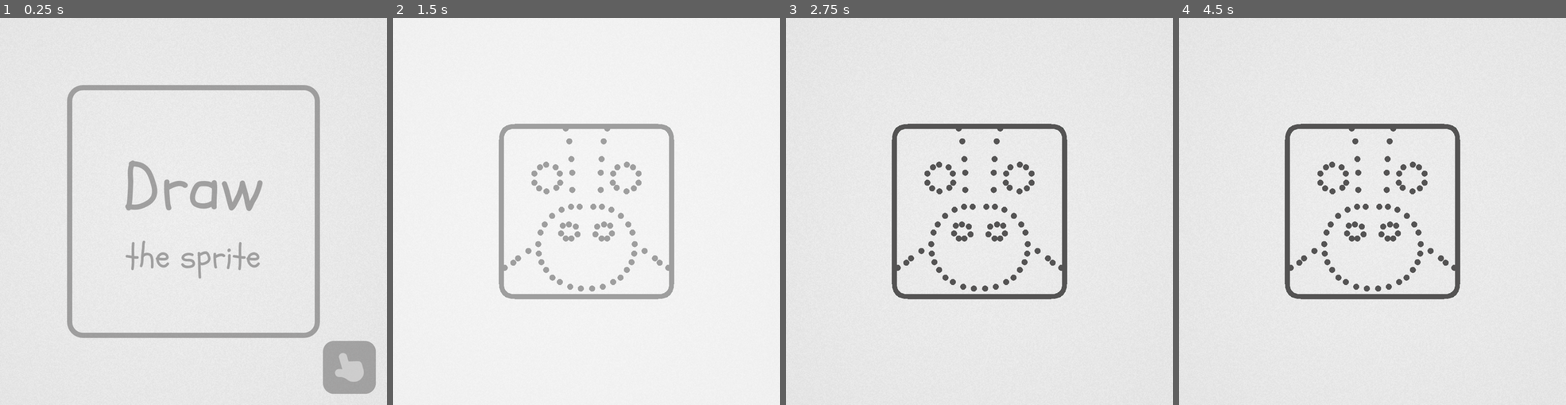
Above: before the commit, frames 1-4 (left to right).
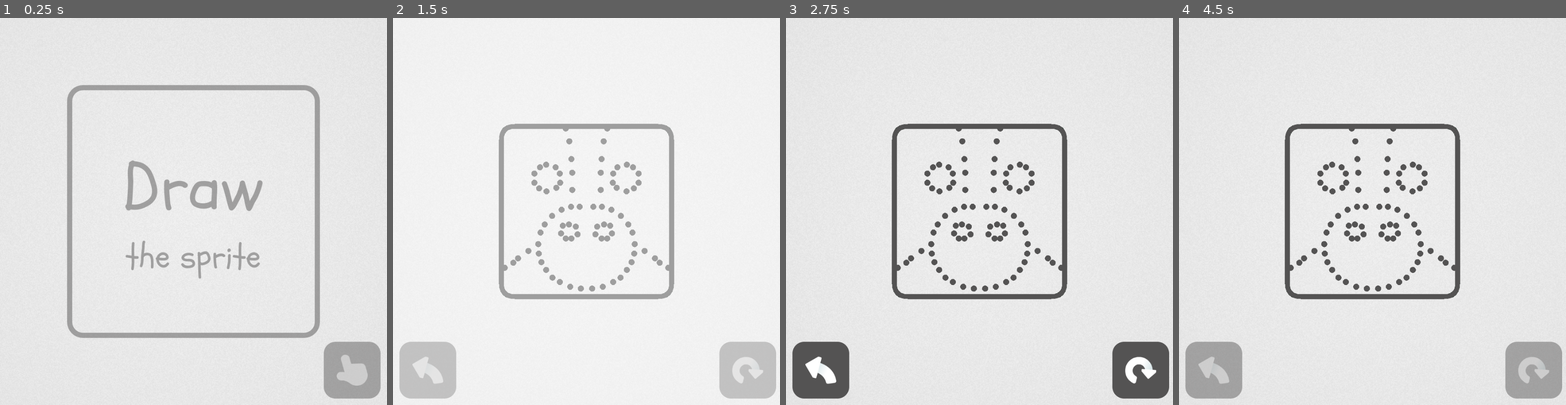
Above: after the commit, the same moments.

Repository: dernier-grie/draw-the-sprite
Game: Godot game, scene res://scenes/main.tscn
Two runs of this game, one before a commit and one after it. Both use one fixed random seed, a clock stepped at 60 frames per second and the inputs below.
Inputs (mouse positions are in pixels of both pictures, inside the frame that each line leads up to):
- Up to frame 1 (0.25 s): no input
- Up to frame 2 (1.5 s): move the mouse to (671, 192) at 0.52 s; click (671, 192) at 0.67 s; move the mouse to (586, 211) at 1.27 s; click (586, 211) at 1.42 s
- Up to frame 3 (2.75 s): tap Enter at 2 s; move the mouse to (1018, 126) at 2.02 s; click (1018, 126) at 2.17 s
- Up to frame 4 (4.5 s): tap Space at 2.75, 4.25 s; move the mouse to (1353, 288) at 2.77 s; click (1353, 288) at 2.92 s; tap Enter at 3.5 s; move the mouse to (1488, 269) at 3.52 s; click (1488, 269) at 3.67 s; move the mouse to (1256, 153) at 4.27 s; click (1256, 153) at 4.42 s

The runs differ from the first frame. In frame 1, 0.6% of the frame differs, in the area x 83-99%, y 83-99%; in frame 2, 3.6%; in frame 3, 3.9%; in frame 4, 4.0%, in the area x 1-99%, y 83-99%.

Commit message:
tentative touch hints

Diff:
--- a/scenes/draw/draw.gd
+++ b/scenes/draw/draw.gd
@@ -11,6 +11,9 @@
 @onready var canvas_container: Control = $MarginContainer/CanvasContainer
 @onready var texture_rect_animal: TextureRect = $AnimalContainer/TextureRect
 @onready var texture_rect_frame: TextureRect = $FrameContainer/TextureRect
+
+@onready var touch_hint_back: TouchHint = $ControlsContainer/TouchHintBack
+@onready var touch_hint_restart: TouchHint = $ControlsContainer/TouchHintRestart
 
 var animal_data: AnimalData
 
@@ -44,3 +47,12 @@
 	tween.tween_property(texture_rect_animal, "modulate:a", 1.0, reveal_duration)
 	tween.parallel().tween_property(texture_rect_frame, "modulate:a", 0.0, reveal_duration)
 	tween.parallel().tween_property(canvas_container, "modulate:a", 0.0, reveal_duration)
+
+func _input(event: InputEvent) -> void:
+	if event is InputEventMouseButton and event.button_index == MOUSE_BUTTON_LEFT:
+		if not _is_in_canvas(event.position):
+			touch_hint_back.show_hint()
+			touch_hint_restart.show_hint()
+
+func _is_in_canvas(pos: Vector2) -> bool:
+	return canvas_container.get_rect().has_point(pos)
--- a/scenes/draw/draw.tscn
+++ b/scenes/draw/draw.tscn
@@ -16,6 +16,16 @@
 [ext_resource type="PackedScene" uid="uid://3j161uu6daw6" path="res://scenes/draw/canvas/canvas.tscn" id="14_65k71"]
 [ext_resource type="PackedScene" uid="uid://s8egcqjjvaf8" path="res://scenes/background/background.tscn" id="15_8mcof"]
 [ext_resource type="Texture2D" uid="uid://dlppwlm48mack" path="res://assets/sprites/frame.png" id="16_ypiif"]
+[ext_resource type="PackedScene" uid="uid://clvumgovbwqyn" path="res://scenes/touch_hint/touch_hint.tscn" id="17_8mcof"]
+[ext_resource type="Texture2D" uid="uid://ccdxa4hcagvbm" path="res://assets/sprites/controls/icon-back.png" id="18_r2yso"]
+[ext_resource type="Texture2D" uid="uid://b0pjupuk6oa2i" path="res://assets/sprites/controls/icon-restart.png" id="19_r2yso"]
+
+[sub_resource type="StyleBoxFlat" id="StyleBoxFlat_04dcr"]
+bg_color = Color(0.32941177, 0.3254902, 0.3254902, 1)
+corner_radius_top_left = 36
+corner_radius_top_right = 36
+corner_radius_bottom_right = 36
+corner_radius_bottom_left = 36
 
 [node name="Draw" type="Node"]
 script = ExtResource("1_tmstp")
@@ -24,6 +34,93 @@
 ui_color = Color(0.32941177, 0.3254902, 0.3254902, 1)
 
 [node name="Background" parent="." instance=ExtResource("15_8mcof")]
+
+[node name="ControlsContainer" type="Control" parent="."]
+layout_mode = 3
+anchors_preset = 15
+anchor_right = 1.0
+anchor_bottom = 1.0
+grow_horizontal = 2
+grow_vertical = 2
+
+[node name="TouchHintBack" parent="ControlsContainer" instance=ExtResource("17_8mcof")]
+layout_mode = 1
+anchors_preset = 2
+anchor_top = 1.0
+anchor_bottom = 1.0
+offset_top = -156.0
+offset_right = 156.0
+grow_vertical = 0
+scale = Vector2(0.75, 0.75)
+pivot_offset = Vector2(0, 156)
+
+[node name="MarginContainer" type="MarginContainer" parent="ControlsContainer/TouchHintBack"]
+custom_minimum_size = Vector2(100, 100)
+layout_mode = 1
+anchors_preset = 2
+anchor_top = 1.0
+anchor_bottom = 1.0
+offset_top = -192.0
+offset_right = 192.0
+grow_vertical = 0
+theme_override_constants/margin_left = 20
+theme_override_constants/margin_bottom = 20
+
+[node name="PanelContainer" type="PanelContainer" parent="ControlsContainer/TouchHintBack/MarginContainer"]
+layout_mode = 2
+theme_override_styles/panel = SubResource("StyleBoxFlat_04dcr")
+
+[node name="MarginContainer" type="MarginContainer" parent="ControlsContainer/TouchHintBack/MarginContainer/PanelContainer"]
+layout_mode = 2
+theme_override_constants/margin_left = 40
+theme_override_constants/margin_top = 40
+theme_override_constants/margin_right = 40
+theme_override_constants/margin_bottom = 40
+
+[node name="TextureRect" type="TextureRect" parent="ControlsContainer/TouchHintBack/MarginContainer/PanelContainer/MarginContainer"]
+layout_mode = 2
+texture = ExtResource("18_r2yso")
+
+[node name="TouchHintRestart" parent="ControlsContainer" instance=ExtResource("17_8mcof")]
+layout_mode = 1
+anchors_preset = 3
+anchor_left = 1.0
+anchor_top = 1.0
+anchor_right = 1.0
+anchor_bottom = 1.0
+offset_left = -156.0
+offset_top = -156.0
+grow_horizontal = 0
+grow_vertical = 0
+scale = Vector2(0.75, 0.75)
+pivot_offset = Vector2(0, 156)
+
+[node name="MarginContainer" type="MarginContainer" parent="ControlsContainer/TouchHintRestart"]
+custom_minimum_size = Vector2(100, 100)
+layout_mode = 1
+anchors_preset = 2
+anchor_top = 1.0
+anchor_bottom = 1.0
+offset_top = -192.0
+offset_right = 192.0
+grow_vertical = 0
+theme_override_constants/margin_left = 20
+theme_override_constants/margin_bottom = 20
+
+[node name="PanelContainer" type="PanelContainer" parent="ControlsContainer/TouchHintRestart/MarginContainer"]
+layout_mode = 2
+theme_override_styles/panel = SubResource("StyleBoxFlat_04dcr")
+
+[node name="MarginContainer" type="MarginContainer" parent="ControlsContainer/TouchHintRestart/MarginContainer/PanelContainer"]
+layout_mode = 2
+theme_override_constants/margin_left = 40
+theme_override_constants/margin_top = 40
+theme_override_constants/margin_right = 40
+theme_override_constants/margin_bottom = 40
+
+[node name="TextureRect" type="TextureRect" parent="ControlsContainer/TouchHintRestart/MarginContainer/PanelContainer/MarginContainer"]
+layout_mode = 2
+texture = ExtResource("19_r2yso")
 
 [node name="AnimalContainer" type="CenterContainer" parent="."]
 anchors_preset = 8
--- a/scenes/title/title.tscn
+++ b/scenes/title/title.tscn
@@ -100,6 +100,8 @@
 offset_top = -156.0
 grow_horizontal = 0
 grow_vertical = 0
+scale = Vector2(0.75, 0.75)
+pivot_offset = Vector2(156, 156)
 
 [node name="MarginContainer" type="MarginContainer" parent="TouchHint"]
 layout_mode = 1
@@ -112,8 +114,6 @@
 offset_top = -196.0
 grow_horizontal = 0
 grow_vertical = 0
-scale = Vector2(0.7, 0.7)
-pivot_offset = Vector2(156, 156)
 theme_override_constants/margin_right = 20
 theme_override_constants/margin_bottom = 20
 
Binary file added: assets/sprites/controls/icon-back.png
Not shown, added: assets/sprites/controls/icon-back.png.import
Not shown: 1 places in scenes/draw/draw.tscn that only renumber resources
